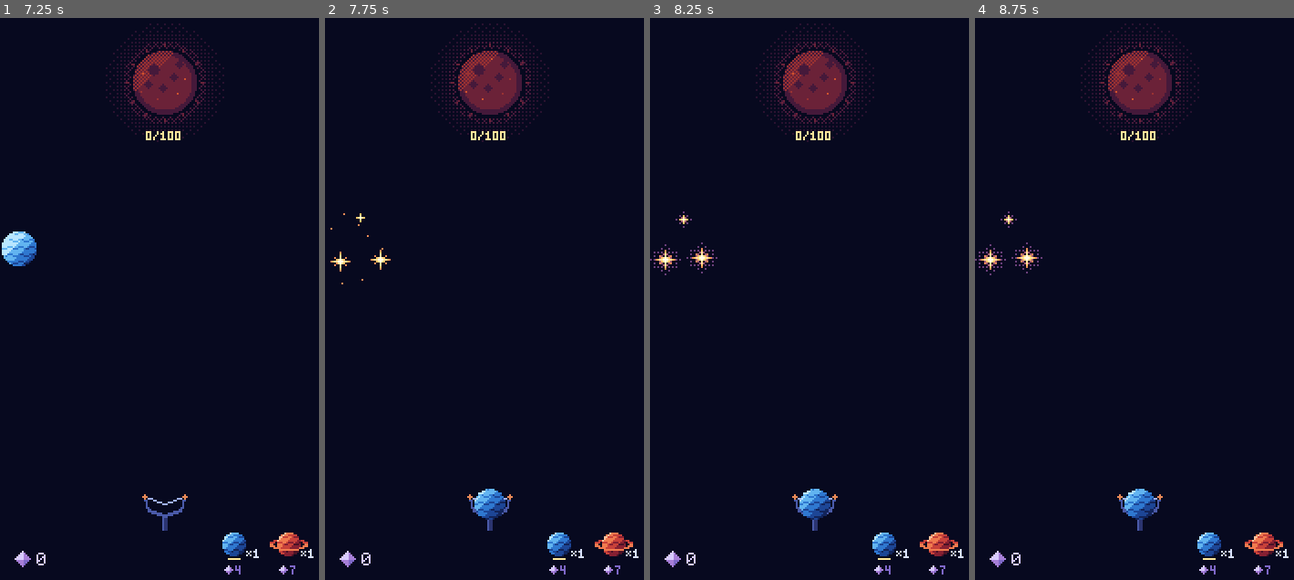
Above: before the commit, frames 1-4 (left to right).
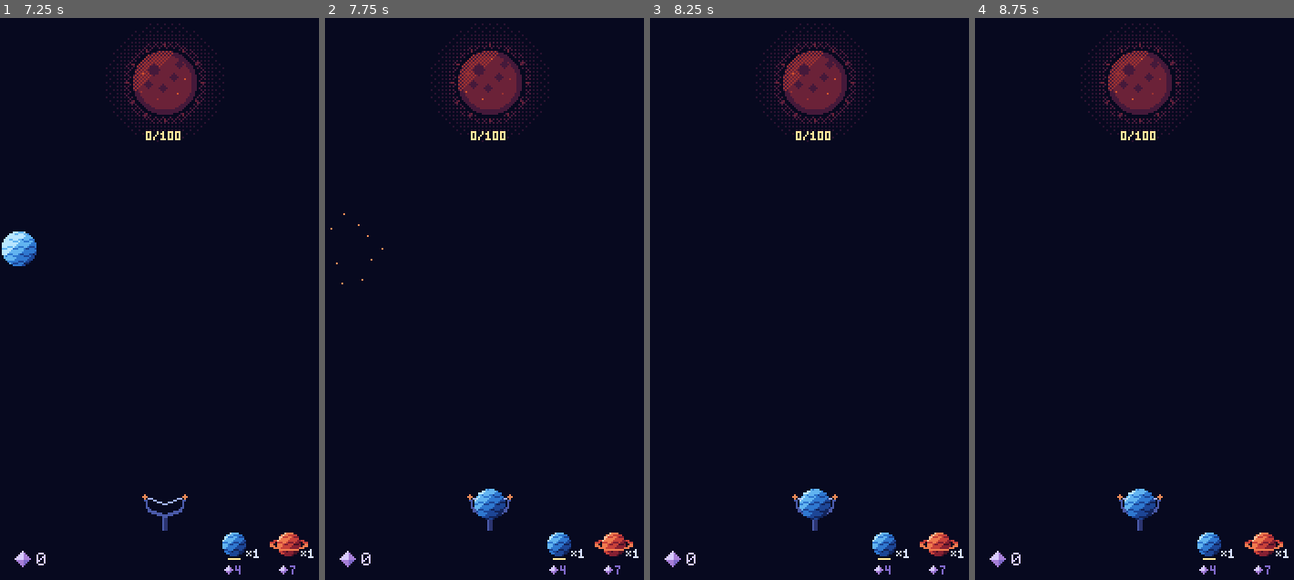
Above: after the commit, the same moments.

Repository: mrafael1/DustInSpace
Game: Godot game, scene res://game/scenes/main.tscn
The game is run twice, just before and just after one commit, with the same random seed, the same clock (stepped at 60 frames per second) and the same inputs.
Inputs (mouse positions are in pixels of both pictures, inside the frame that each line leads up to):
- Up to frame 1 (7.25 s): tap Enter at 0.5, 2, 3.5 s; move the mouse to (236, 270) at 0.52 s; hold Shift 0.53-1.25 s; click (236, 270) at 0.67 s; tap Space at 1.25, 2.75, 4.25 s; drag from (98, 332) to (146, 417) at 1.27 s; move the mouse to (197, 175) at 2.02 s; tap Ctrl at 2.1 s; click (197, 175) at 2.17 s; drag from (146, 417) to (66, 214) at 2.77 s; move the mouse to (261, 388) at 3.52 s; tap B at 3.6 s; click (261, 388) at 3.67 s; drag from (66, 214) to (114, 158) at 4.27 s; move the mouse to (181, 304) at 5.02 s; tap Alt at 5.1 s; click (181, 304) at 5.17 s; drag from (114, 158) to (98, 332) at 5.77 s; move the mouse to (236, 270) at 6.52 s; tap L at 6.6 s; click (236, 270) at 6.67 s
- Up to frame 2 (7.75 s): drag from (423, 332) to (471, 417) at 7.27 s
- Up to frame 3 (8.25 s): move the mouse to (847, 175) at 8.02 s; hold Shift from 8.03 s (still down); click (847, 175) at 8.17 s
- Up to frame 4 (8.75 s): keep holding Shift

Frame 1 is identical in both runs. In frame 2, 0.1% of the frame differs, in the area x 1-21%, y 34-46%; in frame 3, 0.3%, in the area x 0-22%, y 34-46%; in frame 4, 0.3%.
Error after the commit: Parse Error: Identifier "BigBangSequence" not declared in the current scope. (res://game/scenes/sky.gd:225)

Commit message:
feat: a Big Bang opens into decoy stars, then collapses every star
The Sky spawns presentation-only decoys (the launched pack's count and
weights, placed by StarScatter on their own RNG, negative ids, never
linkable) that fly out like a normal burst. At the freeze every star in
the sky and every decoy is pulled into the burst point with an ease-in.

Co-Authored-By: Claude Opus 5.5 <noreply@anthropic.com>

Diff:
--- a/game/scenes/sky.gd
+++ b/game/scenes/sky.gd
@@ -7,6 +7,8 @@
 ## Halos are painted on the HaloLayer, under every star, so no halo covers another star.
 ## Linking: pointer input goes through a LinkGesture; the traced line is on the LinkLayer and
 ## the reward preview on the RewardPlaque. The link itself is RunState.link()'s call.
+## Big Bang: the pack still "opens" into decoy stars (presentation only: never in the run, never
+## linkable), then every star in the sky and the decoys collapse into the burst point.
 
 const StarViewScene := preload("res://game/scenes/star_view.tscn")
 
@@ -20,6 +22,10 @@
 var _sequencer: EventSequencer
 var _views: Dictionary[int, StarView] = {}
 var _gesture := LinkGesture.new(star_at)
+## The kind of the pack last launched, so a Big Bang's decoys look like that pack's stars.
+var _launched_kind: String = ""
+## Draws decoy sizes and places. Its own stream, so decoys never shift the run's randomness.
+var _decoy_rng := RandomNumberGenerator.new()
 ## Where the pointer is, for the line that follows a drag.
 var _finger: Vector2i = Vector2i.ZERO
 
@@ -30,6 +36,7 @@
 
 
 func _ready() -> void:
+	_decoy_rng.randomize()
 	_halo_layer.draw.connect(_draw_halos)
 	_gesture.selection_changed.connect(_on_selection_changed)
 	_gesture.link_requested.connect(_on_link_requested)
@@ -113,9 +120,10 @@
 			_dissolve(event.args[1])
 		&"link_rejected":
 			_link_layer.flash_rejected(_positions_of_ids(event.args[0]))
+		&"pack_launched":
+			_launched_kind = event.args[0]
 		&"big_bang_started":
-			# Placeholder until the Big Bang sequence (#9): the cleared stars just dissolve.
-			_dissolve(event.args[1])
+			_big_bang(event.args[0], event.args[1])
 
 
 ## Presses only start inside the sky; a release always ends the press that started.
@@ -199,6 +207,37 @@
 	_sequencer.hold(BURST_STAGGER * maxi(stars.size() - 1, 0) + StarView.SETTLE_TIME * StarView.OVERSHOOT_PEAK)
 
 
+## The Big Bang's stars: decoys fly out like a normal burst, then at the freeze every star,
+## decoys included, is pulled into the burst point. BigBangSequence holds the sequencer.
+func _big_bang(burst: Vector2i, cleared: Array[Star]) -> void:
+	var collapsing: Array[StarView] = []
+	for star: Star in cleared:
+		var view: StarView = _views.get(star.id)
+		if view != null:
+			_views.erase(star.id)
+			collapsing.append(view)
+	var decoys: Array[Star] = _decoys(burst)
+	for i: int in decoys.size():
+		var view: StarView = _add_view(decoys[i])
+		view.fly_from(burst, i * BURST_STAGGER)
+		collapsing.append(view)
+	for view: StarView in collapsing:
+		view.collapse_to(burst, BigBangSequence.FREEZE_AT, BigBangSequence.COLLAPSE_TIME)
+
+
+## Stars the launched pack would have opened into, drawn and placed like real ones. Ids are
+## negative so they never match a star in the run.
+func _decoys(burst: Vector2i) -> Array[Star]:
+	var pack: Balance.PackDef = _run.balance.packs.get(_launched_kind)
+	var count: int = pack.stars if pack != null else 3
+	var weights: Array[int] = pack.weights if pack != null else [1, 1, 1] as Array[int]
+	var places: Array[Vector2i] = StarScatter.place(count, burst, _run.sky_rect, [] as Array[Vector2i], _decoy_rng)
+	var decoys: Array[Star] = []
+	for i: int in count:
+		decoys.append(Star.new(-1 - i, PackOpener.draw_size(weights, _decoy_rng) as Star.Size, places[i]))
+	return decoys
+
+
 func _dissolve(stars: Array[Star]) -> void:
 	for star: Star in stars:
 		var view: StarView = _views.get(star.id)
@@ -210,11 +249,17 @@
 
 
 func _spawn(star: Star) -> StarView:
+	var view: StarView = _add_view(star)
+	_views[star.id] = view
+	return view
+
+
+## A view on the star layer that isn't tracked as one of the run's stars.
+func _add_view(star: Star) -> StarView:
 	var view: StarView = StarViewScene.instantiate()
 	view.setup(star, _run.sky_rect)
 	view.halo_changed.connect(_on_halo_changed)
 	_star_layer.add_child(view)
-	_views[star.id] = view
 	return view
 
 
--- a/game/scenes/star_view.gd
+++ b/game/scenes/star_view.gd
@@ -2,7 +2,7 @@
 extends Node2D
 ## One star in the sky, drawn from placeholder pixel maps until the star art lands (#12).
 ## Flies from its pack's burst point to the position the core gave it, then twinkles.
-## Owns no rules: Sky tells it when to fly, dissolve or show as selected.
+## Owns no rules: Sky tells it when to fly, dissolve, collapse or show as selected.
 ## The halo isn't drawn here: Sky paints every halo on a layer under all stars, so a newer
 ## star's halo can never cover an older star's rays. See `halo_dots()`.
 ## Every drawn pixel is a palette colour at an integer offset; the node sits on whole pixels.
@@ -12,7 +12,7 @@
 ## The halo appeared, changed or disappeared; whoever paints halos should redraw.
 signal halo_changed(view: StarView)
 
-enum State { SETTLING, IDLE, DISSOLVING }
+enum State { SETTLING, IDLE, DISSOLVING, COLLAPSING }
 
 ## Burst timing from the game-feel skill: stars scatter with an ease-out-back.
 const SETTLE_TIME: float = 0.65
@@ -92,6 +92,10 @@
 var _time: float = 0.0
 var _twinkle_phase: float = 0.0
 var _frame_key: int = -1
+## A pending collapse: where to, how long, and seconds until it starts (-1 for none).
+var _collapse_point: Vector2i = Vector2i.ZERO
+var _collapse_duration: float = 0.0
+var _collapse_wait: float = -1.0
 
 
 func _process(delta: float) -> void:
@@ -106,6 +110,8 @@
 			_draw_idle()
 		State.DISSOLVING:
 			_draw_dissolve()
+		State.COLLAPSING:
+			_draw_collapse()
 
 
 ## Shows `star` settled at its position. `sky` is the run's sky rect; flights stay in its inner rect.
@@ -135,14 +141,46 @@
 	visible = true
 
 
+## After `delay` seconds (whatever it is doing then, even mid-flight), is pulled into `point`
+## with an ease-in over `duration`, then frees itself. The Big Bang's collapse.
+func collapse_to(point: Vector2i, delay: float, duration: float) -> void:
+	selected = false
+	_collapse_point = point
+	_collapse_duration = duration
+	_collapse_wait = -1.0
+	if delay > 0.0:
+		_collapse_wait = delay
+	else:
+		_start_collapse()
+
+
+func is_collapsing() -> bool:
+	return state == State.COLLAPSING or _collapse_wait >= 0.0
+
+
 ## Moves the animation forward. Driven by `_process`; tests call it directly.
 func advance(delta: float) -> void:
+	if _collapse_wait >= 0.0:
+		_collapse_wait -= delta
+		if _collapse_wait <= 0.0:
+			# The part of this tick past the wait already counts toward the collapse.
+			var overshoot: float = -_collapse_wait
+			_collapse_wait = -1.0
+			_start_collapse()
+			delta = overshoot
 	_time += delta
 	match state:
 		State.SETTLING:
 			_advance_flight()
 		State.DISSOLVING:
 			if _time >= DISSOLVE_TIME:
+				dissolved.emit(self)
+				queue_free()
+				return
+		State.COLLAPSING:
+			var k: float = minf(_time / _collapse_duration, 1.0)
+			position = Vector2(Vector2(_from).lerp(Vector2(_collapse_point), k * k).round())
+			if k >= 1.0:
 				dissolved.emit(self)
 				queue_free()
 				return
@@ -226,6 +264,8 @@
 			return 1 if _is_spark() else 2
 		State.DISSOLVING:
 			return _dissolve_frame()
+		State.COLLAPSING:
+			return 1 if _is_crushed() else 2
 	return int(_is_glinting()) + 2 * (_ring_frame() if selected else 0)
 
 
@@ -239,6 +279,17 @@
 
 func _ring_frame() -> int:
 	return int(_time / RING_FRAME_TIME) % 2
+
+
+## Late in a collapse only the star's white core is left.
+func _is_crushed() -> bool:
+	return _time >= _collapse_duration * 0.7
+
+
+func _start_collapse() -> void:
+	_from = Vector2i(position)
+	_enter(State.COLLAPSING)
+	visible = true
 
 
 func _dissolve_frame() -> int:
@@ -270,6 +321,14 @@
 			_draw_shape(0, 1)
 		_:
 			_dot(Vector2i.ZERO, Palette.C1)
+
+
+## Pulled in bright; crushed down to the C0 core near the end.
+func _draw_collapse() -> void:
+	if _is_crushed():
+		_draw_shape(0, 0)
+	else:
+		_draw_shape(STAR_STEPS.size() - 1, -1)
 
 
 ## Draws the pixels whose step is at most `max_step`, shifted by `shift` steps (negative = brighter).
--- a/tests/test_sky.gd
+++ b/tests/test_sky.gd
@@ -125,13 +125,38 @@
 	assert_eq(sky.star_count(), 3)
 
 
-func test_a_big_bang_clears_every_view() -> void:
+func test_a_big_bang_opens_into_decoys_then_collapses_every_star() -> void:
 	_seed_sky([Star.Size.SMALL, Star.Size.MEDIUM])
 	run.force_next_big_bang = true
-	run.launch(Vector2i(90, 160))
-	_play(StarView.DISSOLVE_TIME + STEP)
-	assert_eq(sky.star_count(), 0)
-	assert_eq(_views().size(), 0)
+	var burst := Vector2i(90, 160)
+	run.launch(burst)
+	sequencer.advance(0.0)
+	assert_eq(sky.star_count(), 0, "the run's stars are gone at once")
+	var decoys: int = run.balance.packs["blue"].stars
+	assert_eq(_views().size(), 2 + decoys, "the two old stars, plus the blue pack's decoys flying out")
+	for view: StarView in _views():
+		assert_true(view.is_collapsing(), "every star will collapse")
+	_play(BigBangSequence.FREEZE_AT - STEP)
+	assert_eq(_views().filter(func(v: StarView) -> bool: return v.state == StarView.State.COLLAPSING).size(), 0,
+		"it looks like a normal opening until the freeze")
+	var start: Dictionary[StarView, float] = {}
+	for view: StarView in _views():
+		start[view] = Vector2(view.position).distance_to(Vector2(burst))
+	_play(STEP + BigBangSequence.COLLAPSE_TIME * 0.95)
+	for view: StarView in _views():
+		assert_lte(Vector2(view.position).distance_to(Vector2(burst)), start[view] * 0.2 + 1.0, "pulled into the burst point")
+	_play(BigBangSequence.COLLAPSE_TIME * 0.05 + STEP)
+	assert_eq(_views().size(), 0, "then gone")
+
+
+func test_decoys_are_never_linkable() -> void:
+	run.force_next_big_bang = true
+	run.launch(Vector2i(90, 160))
+	sequencer.advance(0.0)
+	_play(StarView.SETTLE_TIME * 0.2)
+	for view: StarView in _views():
+		assert_lt(view.star_id, 0, "decoy ids never match a run star")
+		assert_eq(sky.star_at(Vector2i(view.position)), 0, "nothing to link")
 
 
 func test_a_new_run_replaces_the_old_views() -> void:
